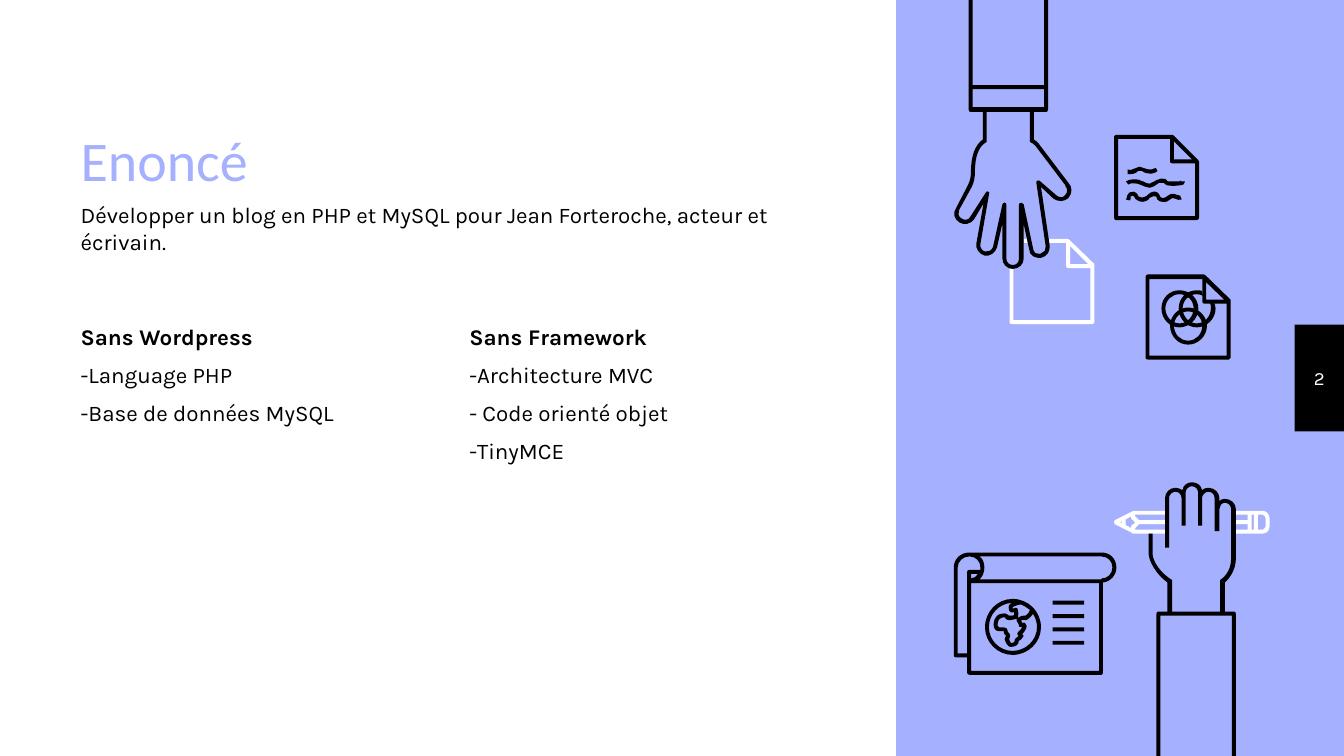
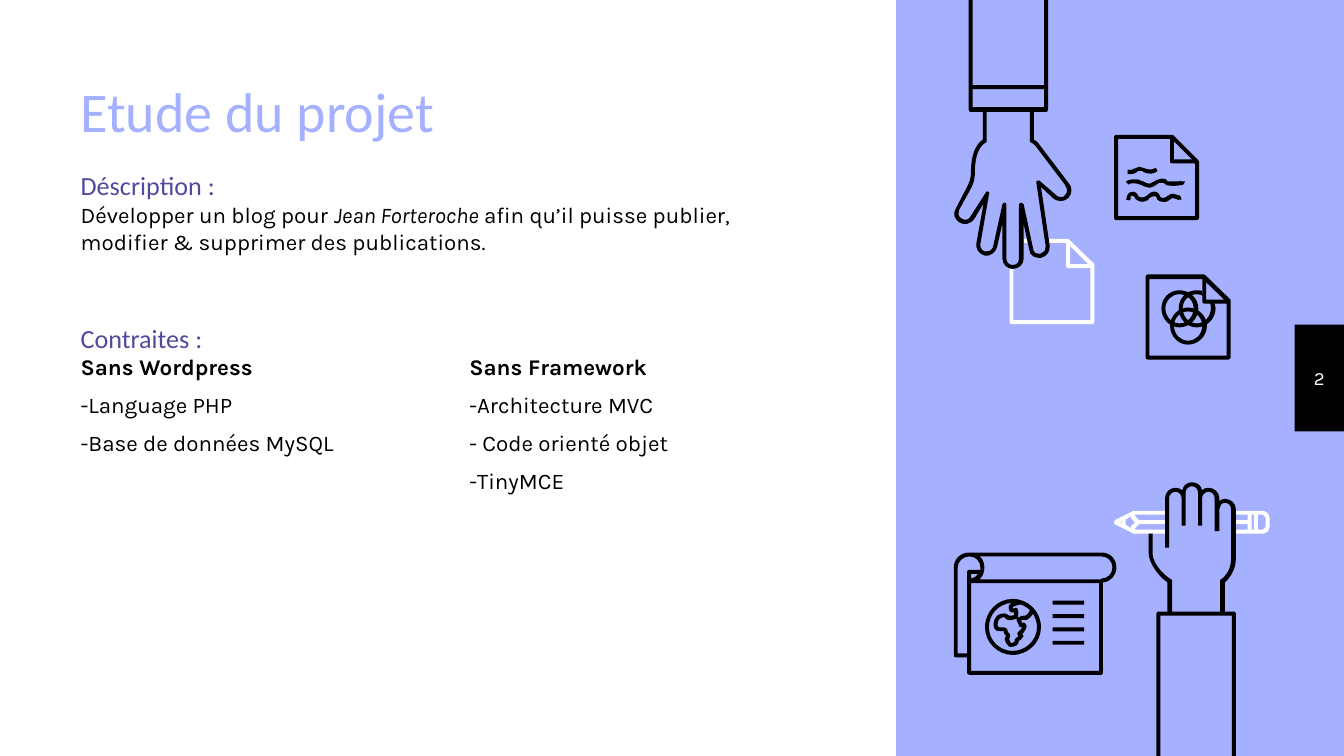
Before and after one commit to WCraW/OpenClassRoomP3, a slide deck: slide 2 of Slide Projet 3.pptx. Drawn at 1344x756 pixels with LibreOffice and Linux fonts; fonts in the diff are those of the drawing. Boxes give left, top, right and bottom in pixels: in the first picture for what was removed or moved away, otherwise in the second. Text is boxed around its words. In the diff, an @@ line names an element or a change of style, - is before the commit and + after.

```diff
--- a/Slide Projet 3.pptx
+++ b/Slide Projet 3.pptx
@@ title at (x1=81, y1=93, x2=434, y2=142): text changed @@
-Enoncé
+Etude du projet
@@ text added at (x1=81, y1=177, x2=202, y2=199), 14 pt, text #4F4A9E @@
+Déscription :
@@ text at (x1=81, y1=206, x2=730, y2=256): text changed @@
-Développer un blog en PHP et MySQL pour Jean Forteroche, acteur et écrivain.
+Développer un blog pour Jean Forteroche afin qu’il puisse publier, modifier & supprimer des publications.
@@ text "Sans Wordpress" moved from (x1=81, y1=329, x2=334, y2=427) to (x1=81, y1=359, x2=334, y2=457) @@
@@ text added at (x1=81, y1=330, x2=190, y2=348), 14 pt, text #4F4A9E @@
+Contraites :
@@ text "Sans Framework" moved from (x1=469, y1=329, x2=668, y2=465) to (x1=469, y1=359, x2=668, y2=495) @@
```
Also in this commit, not shown: 4 other slides changed, 6 slides added, 4 slides removed, 1 other file.
